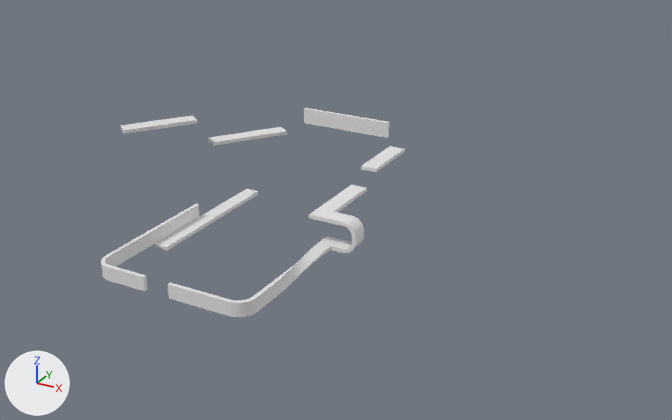
A saved change to the Blender file Blends/Advanced Lap.blend.
Both versions are drawn from a 50 mm camera at (45.9, -80.2, 42.8) aimed at (1.5, 0.5, 2.5). The lights are fixed; the arrows at lower left show +X, +Y and +Z.
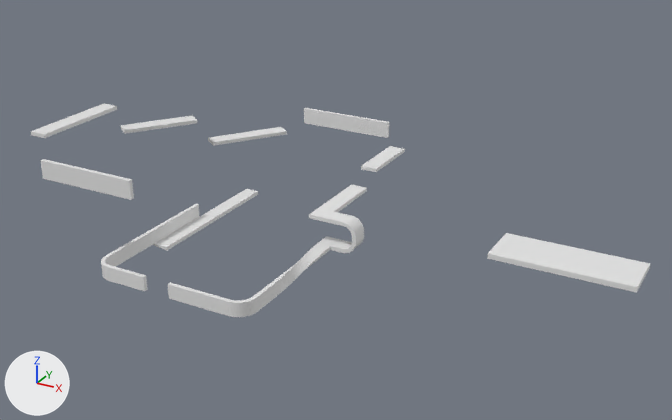
Edits to the scene script, one JSON object a line:
```json
{"block": "me_plane_001", "where": "me_plane_001.from_pydata(...)  # 696 vertices, 678 faces; spans x -29.2..4.7, y -16.9..21.2, z -2.9..6.7"}
{"block": "me_plane_001", "where": "# used by ob_plane; location = (0.0, 0.0, 0.0)"}
{"block": "me_plane_001", "change": "me_plane_001 part 1: a new loose piece, a box spanning x -29.11..-27.11, y -12.25..-0.64, z 9.72..10.16"}
{"block": "me_plane_001", "change": "me_plane_001 part 2: a new loose piece, a box spanning x -23.43..-11.81, y -16.63..-16.19, z 7.31..9.31"}
{"block": "me_plane_001", "change": "me_plane_001 part 3: a new loose piece, a box spanning x 24.58..36.2, y -16.6..-12.22, z 9.72..10.16"}
```

Boxes [x1, y1, x2, y2] around the edits, measured in the pictures (672 x 420 px):
```json
{"object": "Plane", "change": "reshaped", "before": [101, 108, 405, 317], "after": [31, 104, 650, 317], "on screen": "103% wider"}
{"part": 1, "of": "me_plane_001", "change": "added", "after": [31, 104, 117, 138]}
{"part": 2, "of": "me_plane_001", "change": "added", "after": [40, 159, 134, 200]}
{"part": 3, "of": "me_plane_001", "change": "added", "after": [487, 233, 650, 293]}
```
